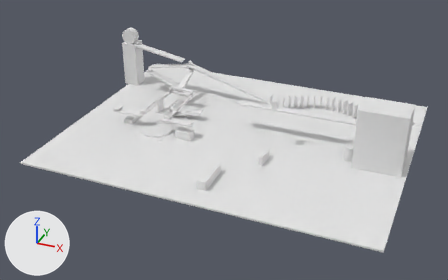
The Blender file master.blend as it was, and as the next commit left it.
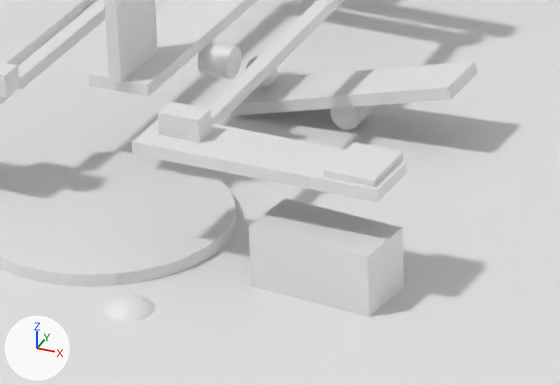
There are two pictures of each version: one whole from a 50 mm camera at (49.8, -124.2, 71.1) aimed at (-0.1, -5.1, 0.4), one close up on the part from 32% to 48% of the width and 37% to 54% of the height. Arrows for +X, +Y and +Z are at lower left; the lights stay in place.

Objects in the first close-up: 'Car', 'Cheese', 'HammerRamp1', 'HammerRamp2', 'Plate', 'Ramp.003', 'Seesaw', 'Seesaw cheese', 'Seesaw toast', 'Table', 'Toast', 'Weight1'.
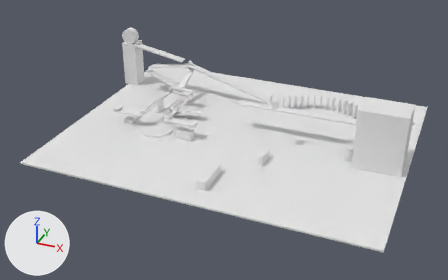
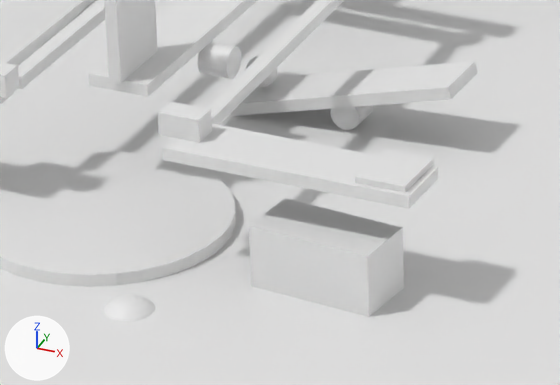
Commit message: cheese fixed

Changed parts and their boxes [x1, y1, x2, y2] in the close-ups (560 x 385 px):
'Seesaw cheese', moved: before [132, 119, 407, 202]; after [162, 123, 438, 208]
'Cheese', moved: before [324, 142, 403, 187]; after [355, 148, 434, 193]

What changed in the scene script:
```text
Change ob_seesaw_cheese:
    add ob_seesaw_cheese.delta_location = (1.0, 0.0, 0.0)
Change ob_cheese:
    add ob_cheese.delta_location = (1.0, 0.0, 0.0)
```
